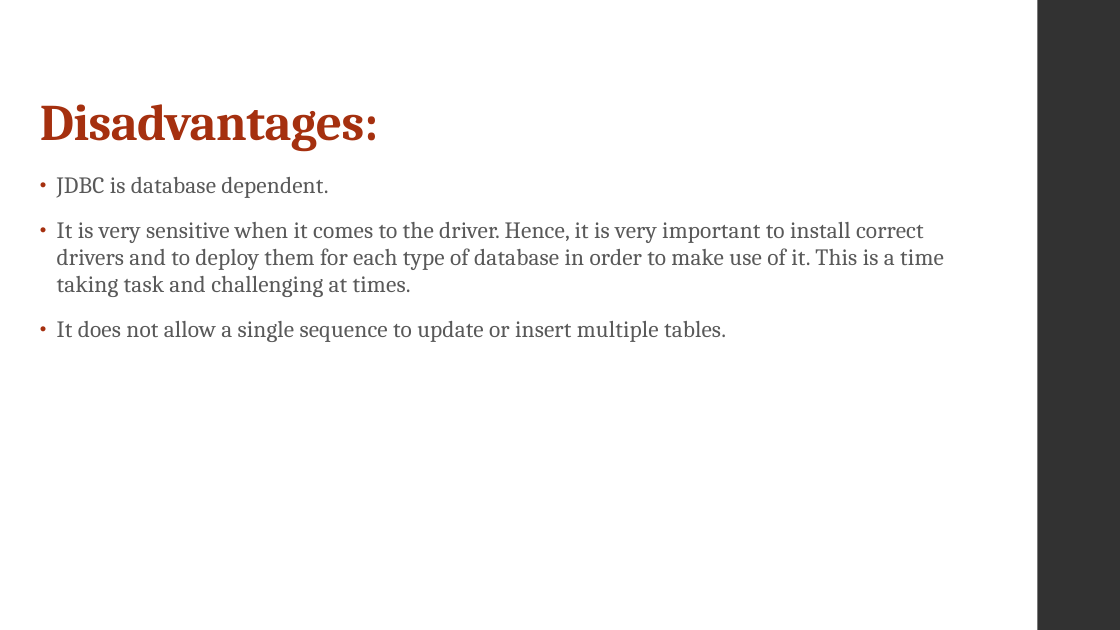
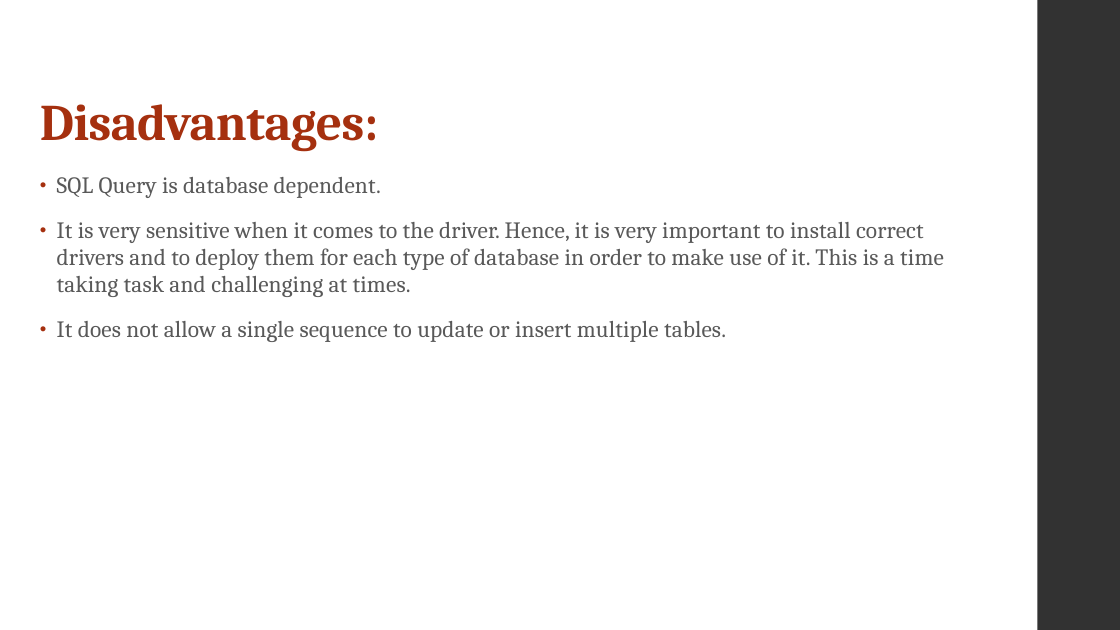
Before and after one commit to aravindkesavarapu/lmsjavafinal, a slide deck: slide 9 of Library Management System Ppt.pptx. Drawn at 1120x630 pixels with LibreOffice and Linux fonts; fonts in the diff are those of the drawing. Boxes give left, top, right and bottom in pixels: in the first picture for what was removed or moved away, otherwise in the second. Text is boxed around its words. In the diff, an @@ line names an element or a change of style, - is before the commit and + after.

Commit message:
FINAL1

```diff
--- a/Library Management System Ppt.pptx
+++ b/Library Management System Ppt.pptx
@@ text at [57,177,381,198]: text changed @@
-• JDBC is database dependent.
+• SQL Query is database dependent.
```
